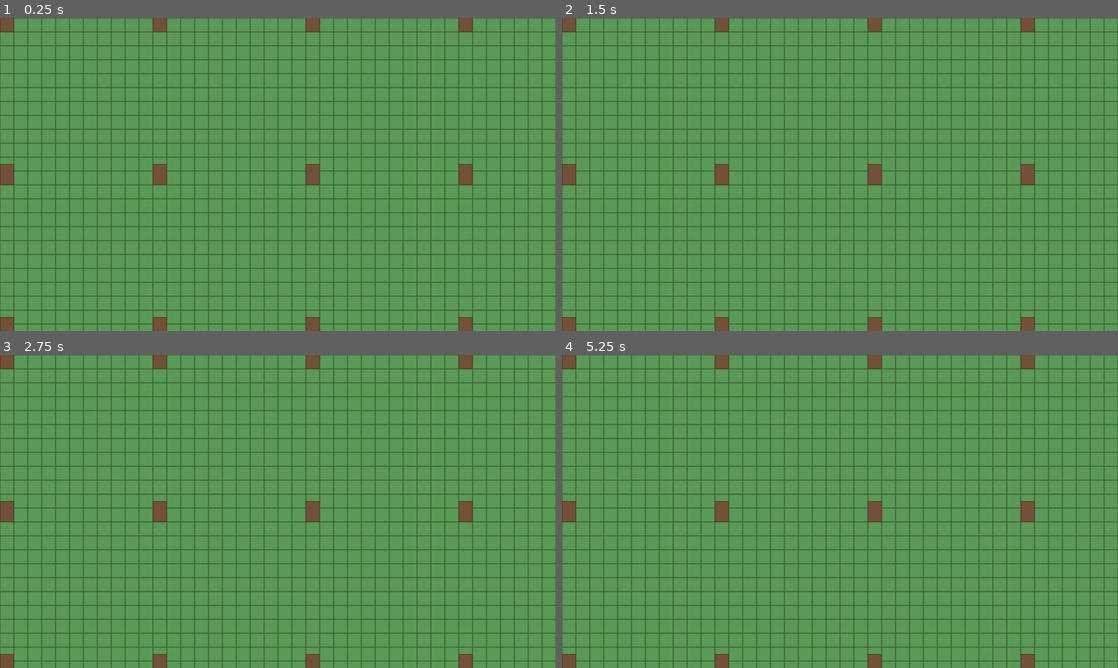
Above: before the commit, frames 1-4 (two rows, left to right).
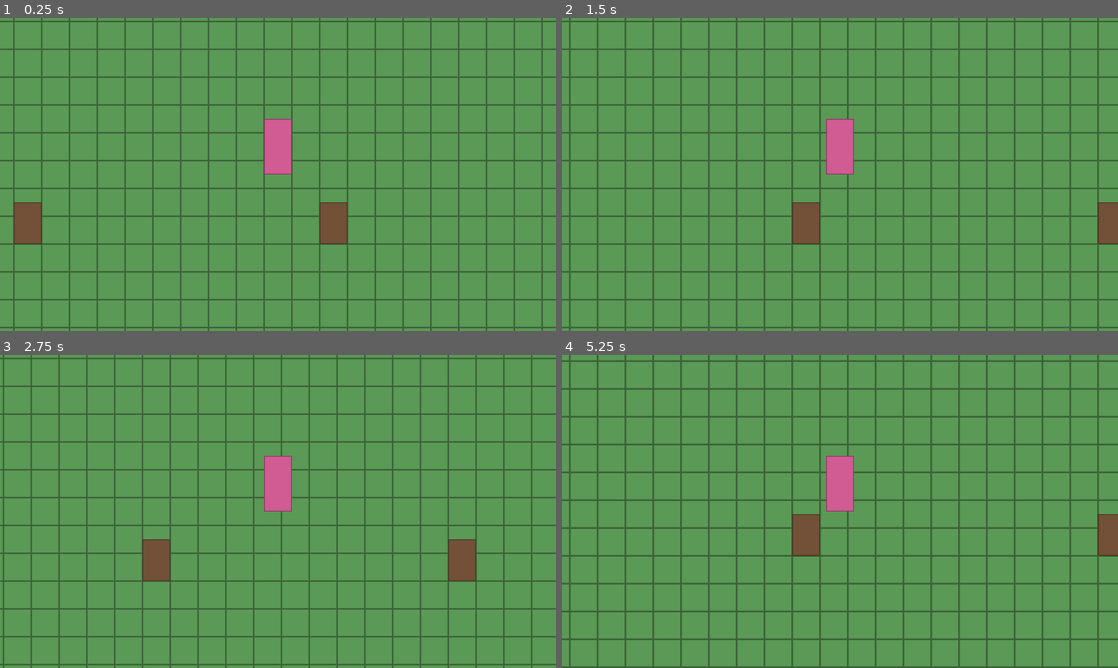
Above: after the commit, the same moments.

Repository: HuyNguyen260398/rp1
Game: Godot game, scene res://scenes/main.tscn
Two runs of this game, one before a commit and one after it. Both use one fixed random seed, a clock stepped at 60 frames per second and the inputs below.
Inputs (mouse positions are in pixels of both pictures, inside the frame that each line leads up to):
- Up to frame 1 (0.25 s): no input
- Up to frame 2 (1.5 s): tap Enter at 0.5 s; move the mouse to (962, 158) at 0.52 s; hold D (move_right) 0.53-1.25 s; hold Shift 0.53-1.25 s; click (962, 158) at 0.67 s; drag from (728, 190) to (812, 237) at 1.27 s
- Up to frame 3 (2.75 s): tap Space at 2 s; move the mouse to (333, 442) at 2.02 s; hold D (move_right) from 2.03 s (still down); tap Ctrl at 2.1 s
- Up to frame 4 (5.25 s): release D (move_right) at 2.75 s; drag from (812, 574) to (673, 464) at 2.77 s; tap Enter at 3.5 s; move the mouse to (1006, 558) at 3.52 s; hold A (move_left) 3.53-4.25 s; tap Alt at 3.6 s; drag from (673, 464) to (756, 433) at 4.27 s; tap Space at 5 s; move the mouse to (867, 511) at 5.02 s; hold S (move_down) from 5.03 s (still down); hold Shift from 5.03 s (still down); click (867, 511) at 5.17 s

The runs differ from the first frame. In frame 1, 22% of the frame differs, in the area x 0-100%, y 0-100%; in frame 2, 31%; in frame 3, 30%; in frame 4, 33%.

Commit message:
feat: spawn a player into the debug zone and follow it
Wires the entity renderer, player and camera into main, and turns on
y_sort_enabled so the object layer and the entity sprites share one sort.

Also stops hand-setting FLAG_WALKABLE in the debug zone generator. It set
the flag from terrain alone, which left every oak standing on a walkable
tile -- the trees have never blocked anything. Walkability derives it from
content instead, which is the whole point of having the rule in one place.

Co-Authored-By: Claude Opus 5 <noreply@anthropic.com>
Claude-Session: https://claude.ai/code/session_01AyxK2m836eWTgAMcuBfv1H

Diff:
--- a/src/presentation/main.gd
+++ b/src/presentation/main.gd
@@ -12,9 +12,16 @@
 const TREE_SPACING: int = 11
 
 var _renderer: ZoneRenderer = null
+var _entity_renderer: EntityRenderer = null
+var _player: Player = null
+var _camera: FollowCamera = null
 
 
 func _ready() -> void:
+	# Nested Y-sorted nodes flatten into this one's sort, so the object
+	# layer's tiles and the entity sprites interleave by their y position.
+	y_sort_enabled = true
+
 	var registry: ContentRegistry = ContentRegistry.new()
 	var errs: PackedStringArray = registry.load_from_dir("res://data")
 	if not errs.is_empty():
@@ -38,6 +45,25 @@
 	# shipped without data/*.json.
 	print("RP1 rendered %d cells" % painted)
 
+	_entity_renderer = EntityRenderer.new()
+	_entity_renderer.name = "EntityRenderer"
+	add_child(_entity_renderer)
+	_entity_renderer.setup(registry)
+	_entity_renderer.entities = zone.entities
+
+	_player = Player.new()
+	_player.name = "Player"
+	add_child(_player)
+	var pid: int = _player.spawn(zone, registry, zone.size_tiles / 2)
+	print("RP1 player spawned at %s" % zone.entities.get_position(pid))
+
+	_camera = FollowCamera.new()
+	_camera.name = "FollowCamera"
+	add_child(_camera)
+	_camera.setup(zone)
+	_camera.target_id = pid
+	_camera.make_current()
+
 
 ## TEMPORARY -- deleted in Phase 4 when zones are authored as data.
 func _build_debug_zone(registry: ContentRegistry) -> Zone:
@@ -51,12 +77,16 @@
 			var w: Vector2i = Vector2i(x, y)
 			var in_pond: bool = Vector2(w - POND_CENTRE).length() <= float(POND_RADIUS)
 			zone.set_terrain(w, water if in_pond else grass)
-			zone.set_flags(w, 0 if in_pond else Chunk.FLAG_WALKABLE)
 			# A lattice, skipping the pond, so the result is easy to eyeball.
 			if not in_pond and x % TREE_SPACING == 0 and y % TREE_SPACING == 0:
 				zone.set_object(w, oak)
 
+	# Flags are derived from content, never hand-set. Setting them here
+	# from terrain alone is what left the oaks standing on walkable tiles.
+	Walkability.recompute_zone(zone, registry)
+
 	# The renderer has just painted everything; the flags this generator
-	# set are not pending work for it.
+	# set are not pending work for it. recompute_zone() dirties chunks as
+	# it writes, so this must stay AFTER it.
 	zone.clear_dirty()
 	return zone
